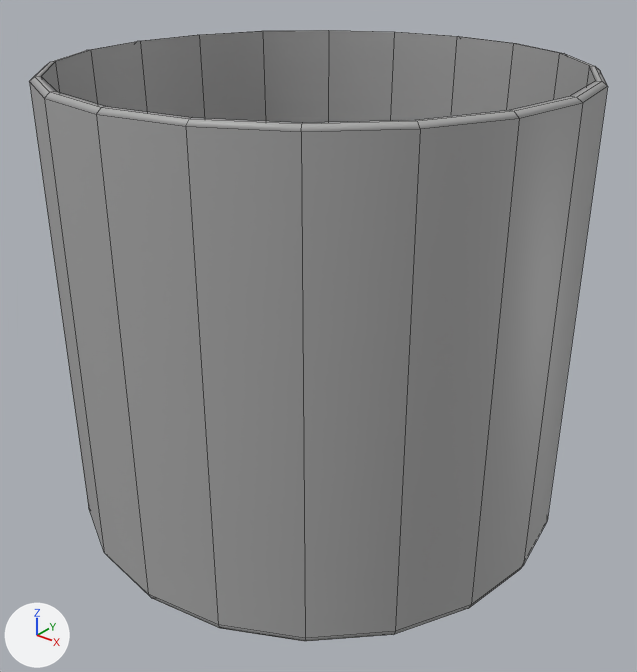
What one commit did to the FBX model Reaction Lab/Assets/Models/electricCircuitCup.fbx.
Camera for both pictures: a 50 mm camera at (0.198, -0.247, 0.222) aimed at (0.004, -0.006, 0.073). Every picture has the same lights, and +X, +Y and +Z are marked at lower left. Mesh edges are drawn as thin lines. Where no turn or scale is listed for an object, it has been applied to the vertices.

In view in the first picture: 'electricCircuitCup'.
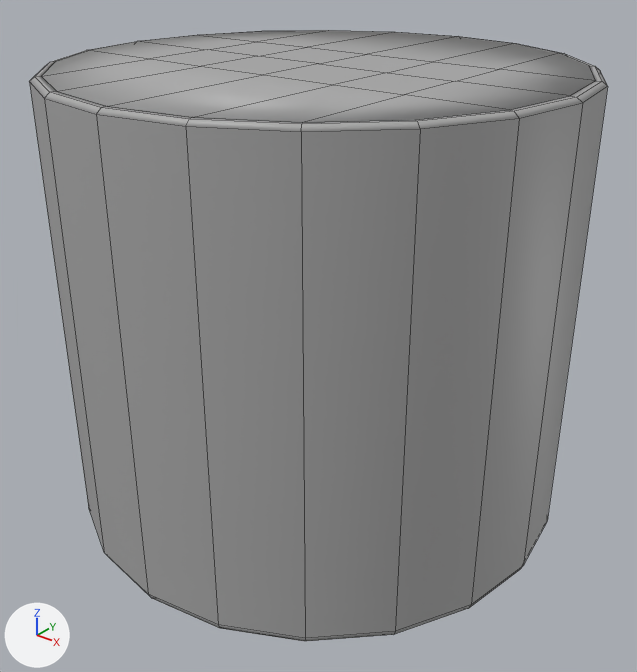
Scene script edits in JSON lines:
```json
{"op": "add", "block": "mat_standardsurface3", "code": ["mat_standardsurface3 = principled_material('standardSurface3')", "mat_standardsurface3.base_color = (0.4, 0.4, 0.4)  # grey #aaaaaa"]}
{"op": "add", "block": "me_mesh_001", "code": ["me_mesh_001 = bpy.data.meshes.new('Mesh.001')", "me_mesh_001.from_pydata(...)  # 110 vertices, 108 faces; spans x -0.092..0.092, y -0.092..0.092, z 0.005..0.174", "me_mesh_001.materials.append(mat_standardsurface3)  # grey #aaaaaa"]}
{"op": "add", "block": "ob_electriccircuitcupliquid", "code": ["ob_electriccircuitcupliquid = bpy.data.objects.new('electricCircuitCupLiquid', me_mesh_001)", "ob_electriccircuitcupliquid.location = (0.0, 0.0, 0.0)"]}
```

Where the change shows, as pixel boxes (x1, y1, x2, y2) in the pictures (637 x 672 px):
```json
{"object": "electricCircuitCupLiquid", "change": "added", "after": [42, 31, 596, 122]}
```
